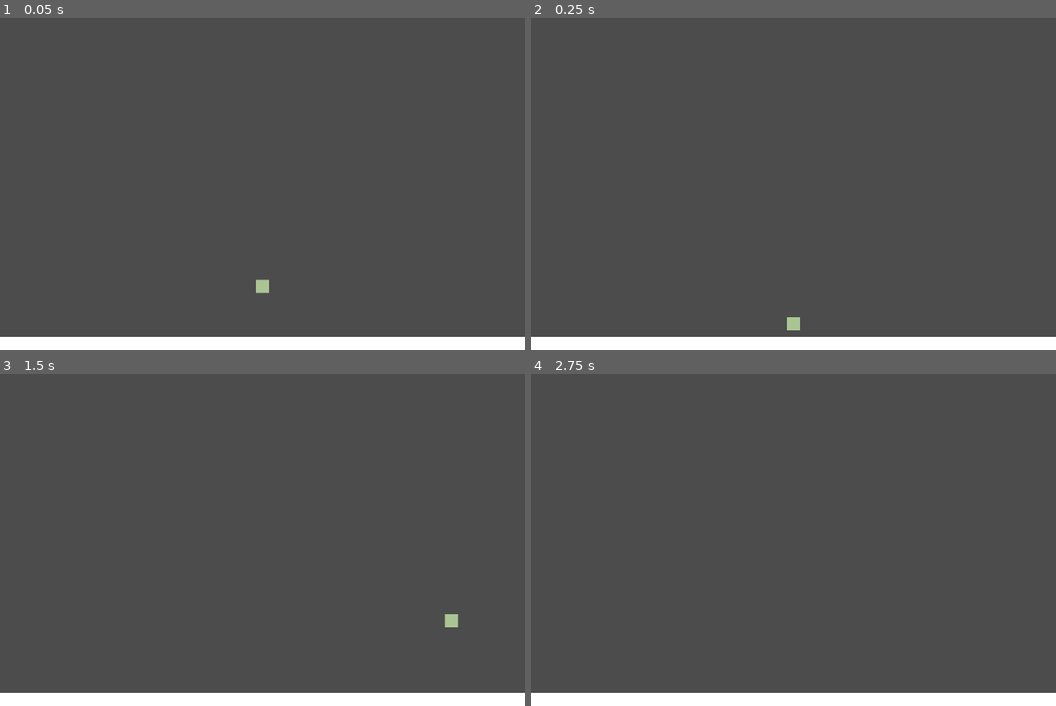
Above: before the commit, frames 1-4 (two rows, left to right).
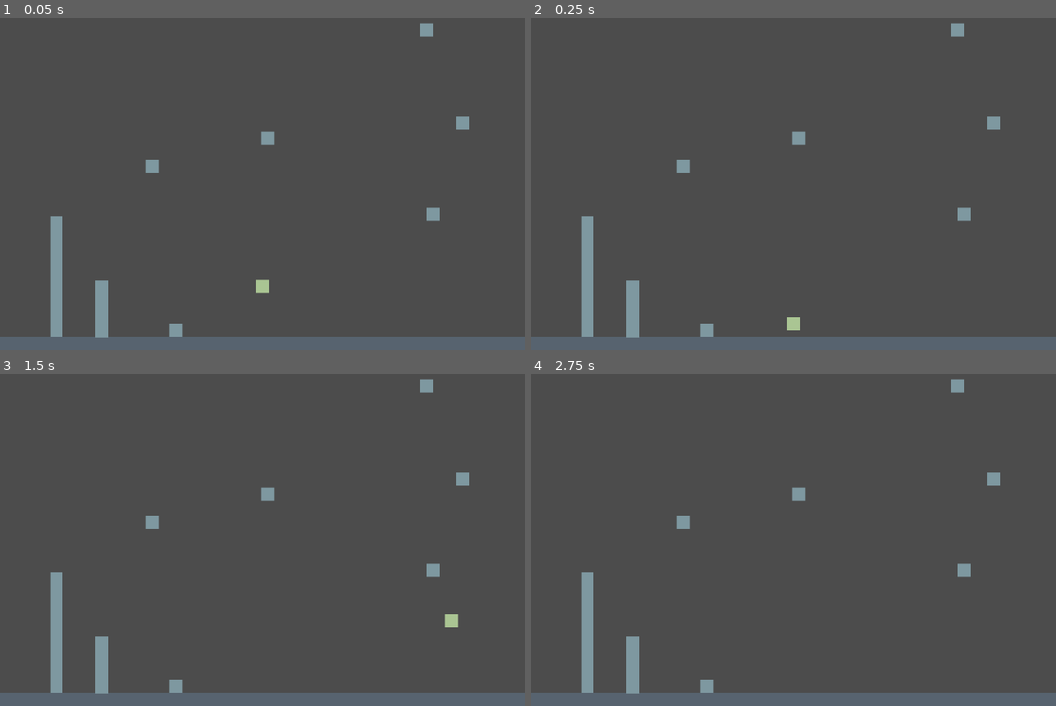
Above: after the commit, the same moments.

Repository: lost-in-thoughts/qash
Game: Godot game, scene res://World.tscn
Same seed, same stepped clock (60 frames per second), same inputs: the game is played once before the commit and once after it.
Inputs:
- Up to frame 1 (0.05 s): no input
- Up to frame 2 (0.25 s): no input
- Up to frame 3 (1.5 s): tap Enter at 0.5 s; hold D from 0.53 s (still down); tap Space at 0.77 s
- Up to frame 4 (2.75 s): tap Space at 1.52, 2 s; release D at 2.03 s; hold A from 2.03 s (still down)

The runs differ from the first frame. In frame 1, 5.9% of the frame differs, in the area x 0-100%, y 1-100%; in frame 2, 5.9%; in frame 3, 5.9%; in frame 4, 5.9%.

Commit message:
basic platforms

Diff:
--- /dev/null
+++ b/Platform.tscn
@@ -0,0 +1,18 @@
+[gd_scene load_steps=2 format=2]
+
+[sub_resource type="RectangleShape2D" id=1]
+
+[node name="PlatformSquare" type="StaticBody2D"]
+
+[node name="ColorRect" type="ColorRect" parent="."]
+margin_left = -10.0
+margin_top = -10.0
+margin_right = 10.0
+margin_bottom = 10.0
+color = Color( 0.498039, 0.6, 0.631373, 1 )
+__meta__ = {
+"_edit_use_anchors_": false
+}
+
+[node name="CollisionShape2D" type="CollisionShape2D" parent="."]
+shape = SubResource( 1 )
--- a/World.tscn
+++ b/World.tscn
@@ -1,6 +1,7 @@
-[gd_scene load_steps=4 format=2]
+[gd_scene load_steps=5 format=2]
 
 [ext_resource path="res://Player.gd" type="Script" id=1]
+[ext_resource path="res://Platform.tscn" type="PackedScene" id=2]
 
 [sub_resource type="RectangleShape2D" id=1]
 extents = Vector2( 400, 10 )
@@ -19,6 +20,7 @@
 [node name="ColorRect" type="ColorRect" parent="KinematicBody2D"]
 margin_right = 800.0
 margin_bottom = 20.0
+color = Color( 0.345098, 0.392157, 0.439216, 1 )
 __meta__ = {
 "_edit_use_anchors_": false
 }
@@ -39,3 +41,33 @@
 __meta__ = {
 "_edit_use_anchors_": false
 }
+
+[node name="Map" type="Node2D" parent="."]
+
+[node name="PlatformSquare" parent="Map" instance=ExtResource( 2 )]
+position = Vector2( 267.624, 970.258 )
+
+[node name="PlatformSquare4" parent="Map" instance=ExtResource( 2 )]
+position = Vector2( 232.25, 719.975 )
+
+[node name="PlatformSquare5" parent="Map" instance=ExtResource( 2 )]
+position = Vector2( 407.782, 676.593 )
+
+[node name="PlatformSquare6" parent="Map" instance=ExtResource( 2 )]
+position = Vector2( 660.067, 792.724 )
+
+[node name="PlatformSquare7" parent="Map" instance=ExtResource( 2 )]
+position = Vector2( 704.784, 653.901 )
+
+[node name="PlatformSquare8" parent="Map" instance=ExtResource( 2 )]
+position = Vector2( 650.055, 511.74 )
+
+[node name="PlatformSquare2" parent="Map" instance=ExtResource( 2 )]
+position = Vector2( 155.443, 937.264 )
+scale = Vector2( 1, 4.36817 )
+
+[node name="PlatformSquare3" parent="Map" instance=ExtResource( 2 )]
+position = Vector2( 86.0313, 887.875 )
+scale = Vector2( -0.936243, 9.21349 )
+
+[node name="MovingPlatform" type="StaticBody2D" parent="Map"]
--- a/project.godot
+++ b/project.godot
@@ -10,7 +10,6 @@
 
 _global_script_classes=[  ]
 _global_script_class_icons={
-
 }
 
 [application]
